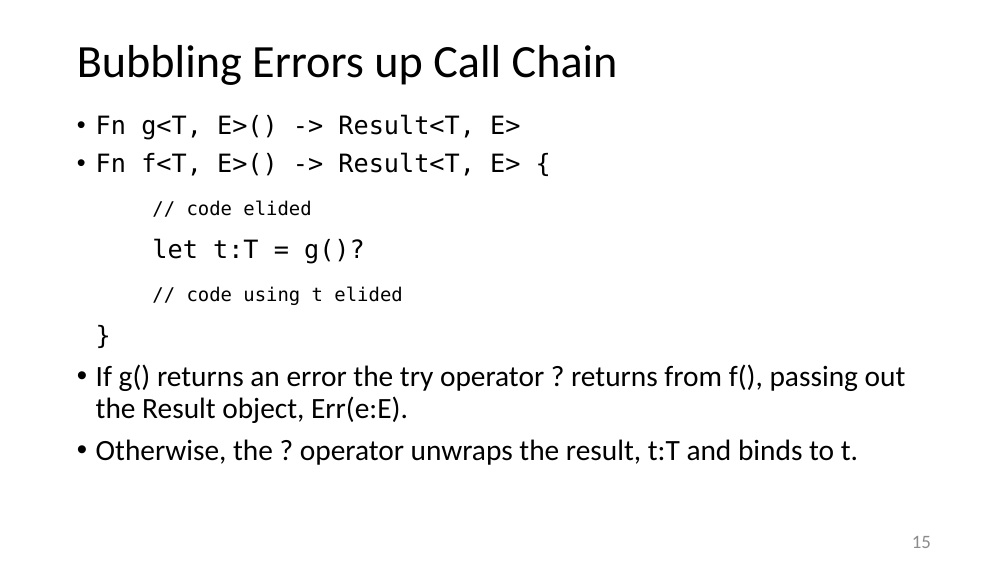
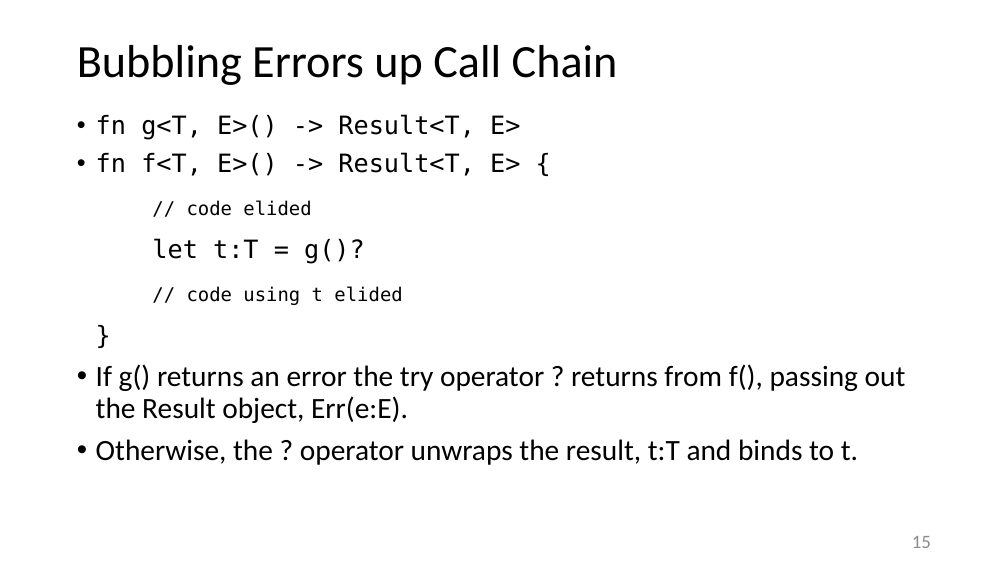
Before and after one commit to JimFawcett/JimFawcett.github.io, a slide deck: slide 15 of Resources/RustErrorHandling.pptx. Drawn at 1008x567 pixels with LibreOffice and Linux fonts; fonts in the diff are those of the drawing. Boxes give left, top, right and bottom in pixels: in the first picture for what was removed or moved away, otherwise in the second. Text is boxed around its words. In the diff, an @@ line names an element or a change of style, - is before the commit and + after.

```diff
--- a/Resources/RustErrorHandling.pptx
+++ b/Resources/RustErrorHandling.pptx
@@ text at (96, 114, 520, 305): text changed @@
-• Fn g<T, E>() -> Result<T, E>
-• Fn f<T, E>() -> Result<T, E> {
-  // code elided
-  let t:T = g()?
-  // code using t elided
-  }
+• fn g<T, E>() -> Result<T, E>
+• fn f<T, E>() -> Result<T, E> {
+  // code elided
+  let t:T = g()?
+  // code using t elided
+  }
```
Also in this commit, not shown: 5 other slides changed, 1 other file.
